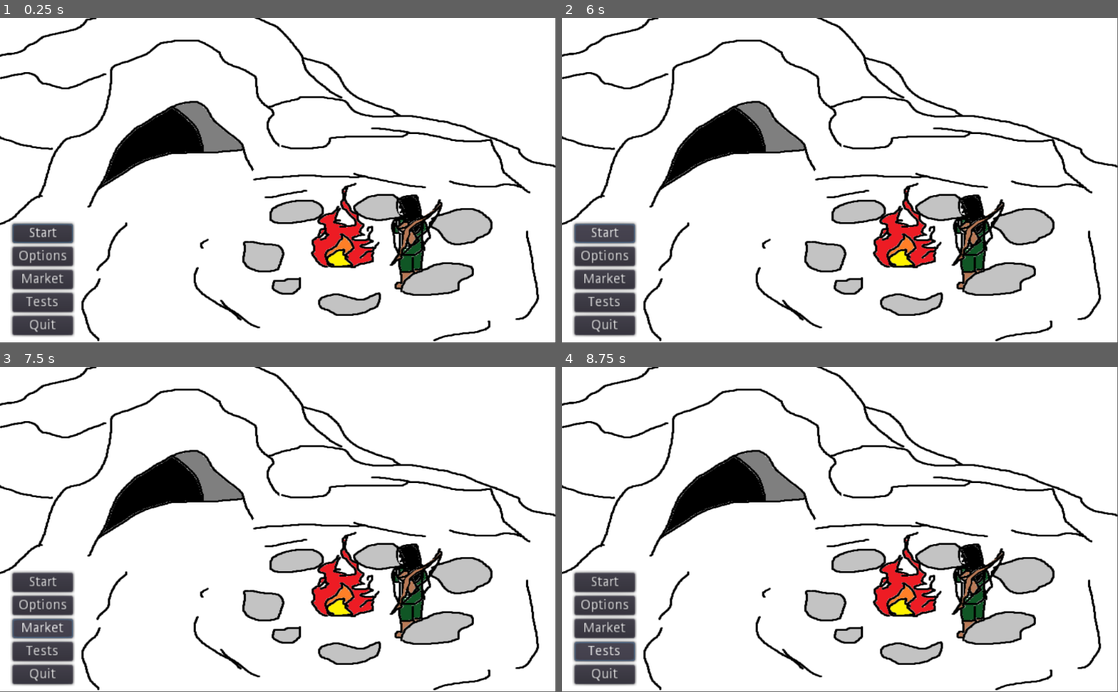
Above: before the commit, frames 1-4 (two rows, left to right).
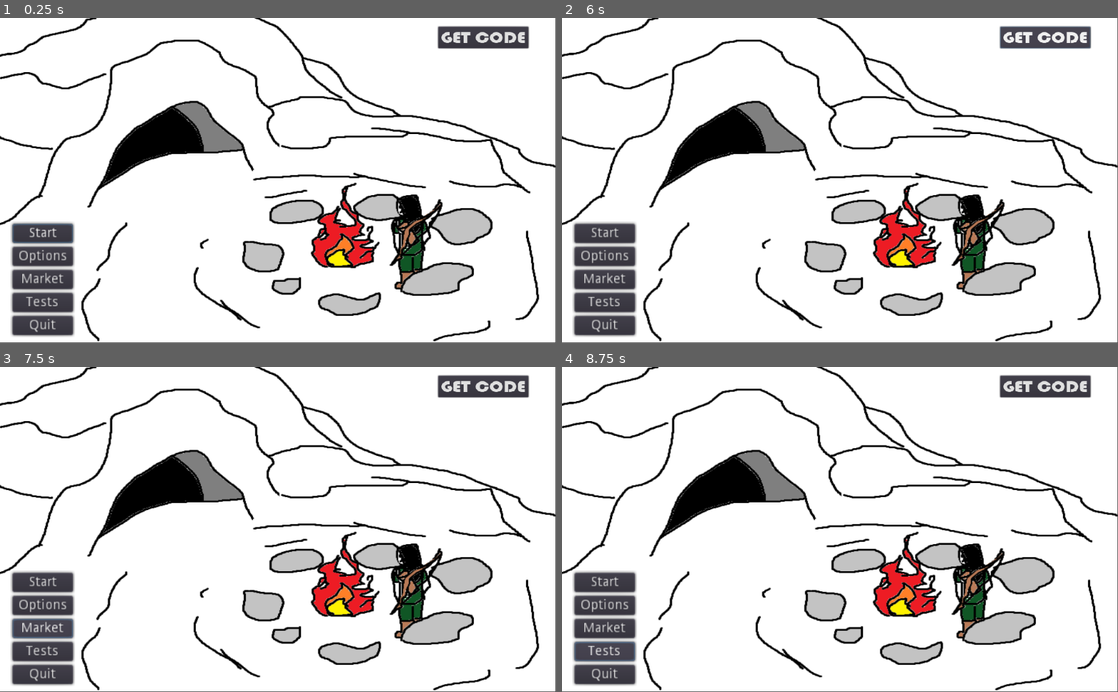
Above: after the commit, the same moments.

Repository: rwyndrum4/MENDAX
Game: Godot game, scene res://Game.tscn
Two runs of this game, one before a commit and one after it. Both use one fixed random seed, a clock stepped at 60 frames per second and the inputs below. The project has no main scene, so this scene is started directly.
Inputs:
- Up to frame 1 (0.25 s): no input
- Up to frame 2 (6 s): click "Start" (after the commit: "GET CODE") at 0.5 s; click "Start" at 1.25 s; click "Start" at 2 s; click "Market" at 2.75 s; click "Tests" at 3.5 s; click "Market" at 4.25 s; click "Tests" at 5 s; click "Start" (after the commit: "GET CODE") at 5.75 s
- Up to frame 3 (7.5 s): click "Start" at 6.5 s; click "Market" at 7.25 s
- Up to frame 4 (8.75 s): click "Tests" at 8 s

The runs differ from the first frame. In frame 1, 1.2% of the frame differs, in the area x 78-96%, y 2-10%; in frame 2, 1.1%; in frame 3, 1.2%; in frame 4, 1.2%.

Commit message:
Create JoinCodeContainer
Container contains a button and richTextLabel

Diff:
--- a/game/Game.tscn
+++ b/game/Game.tscn
@@ -1,7 +1,17 @@
-[gd_scene load_steps=3 format=2]
+[gd_scene load_steps=6 format=2]
 
 [ext_resource path="res://Scripts/MainMenu.gd" type="Script" id=1]
 [ext_resource path="res://Assets/temp_bg.png" type="Texture" id=2]
+[ext_resource path="res://Assets/BAUHS93.TTF" type="DynamicFontData" id=3]
+
+[sub_resource type="DynamicFont" id=1]
+size = 38
+font_data = ExtResource( 3 )
+
+[sub_resource type="DynamicFont" id=2]
+size = 88
+outline_color = Color( 0.0352941, 0.0784314, 0.0784314, 1 )
+font_data = ExtResource( 3 )
 
 [node name="MainMenu" type="Control"]
 anchor_right = 1.0
@@ -56,8 +66,35 @@
 focus_neighbour_bottom = NodePath("../Start")
 text = "Quit"
 
+[node name="VBoxContainer2" type="VBoxContainer" parent="."]
+anchor_top = 1.0
+anchor_bottom = 1.0
+margin_left = 807.0
+margin_top = -584.0
+margin_right = 870.0
+margin_bottom = -468.0
+rect_scale = Vector2( 0.889601, 0.796081 )
+
+[node name="GetCode" type="Button" parent="VBoxContainer2"]
+margin_right = 187.0
+margin_bottom = 50.0
+rect_pivot_offset = Vector2( -644, -266 )
+custom_fonts/font = SubResource( 1 )
+text = "GET CODE"
+
+[node name="RichTextLabel" type="RichTextLabel" parent="VBoxContainer2"]
+anchor_bottom = 1.0
+margin_left = 10.0
+margin_top = 54.0
+margin_right = 187.0
+margin_bottom = 54.0
+custom_colors/default_color = Color( 0, 0, 0, 1 )
+custom_fonts/normal_font = SubResource( 2 )
+text = "TEST"
+
 [connection signal="pressed" from="VBoxContainer/Start" to="." method="_on_Start_pressed"]
 [connection signal="pressed" from="VBoxContainer/Options" to="." method="_on_Options_pressed"]
 [connection signal="pressed" from="VBoxContainer/Market" to="." method="_on_Market_pressed"]
 [connection signal="pressed" from="VBoxContainer/Tests" to="." method="_on_Tests_pressed"]
 [connection signal="pressed" from="VBoxContainer/Quit" to="." method="_on_Quit_pressed"]
+[connection signal="pressed" from="VBoxContainer2/GetCode" to="." method="_on_Start_pressed"]
Binary file added: game/Assets/BAUHS93.TTF
Binary file added: game/Assets/VGASYS.FON
Binary file added: game/DOSAPP.FON
Binary file added: game/VGAOEM.FON
Binary file added: game/VGASYS.FON
